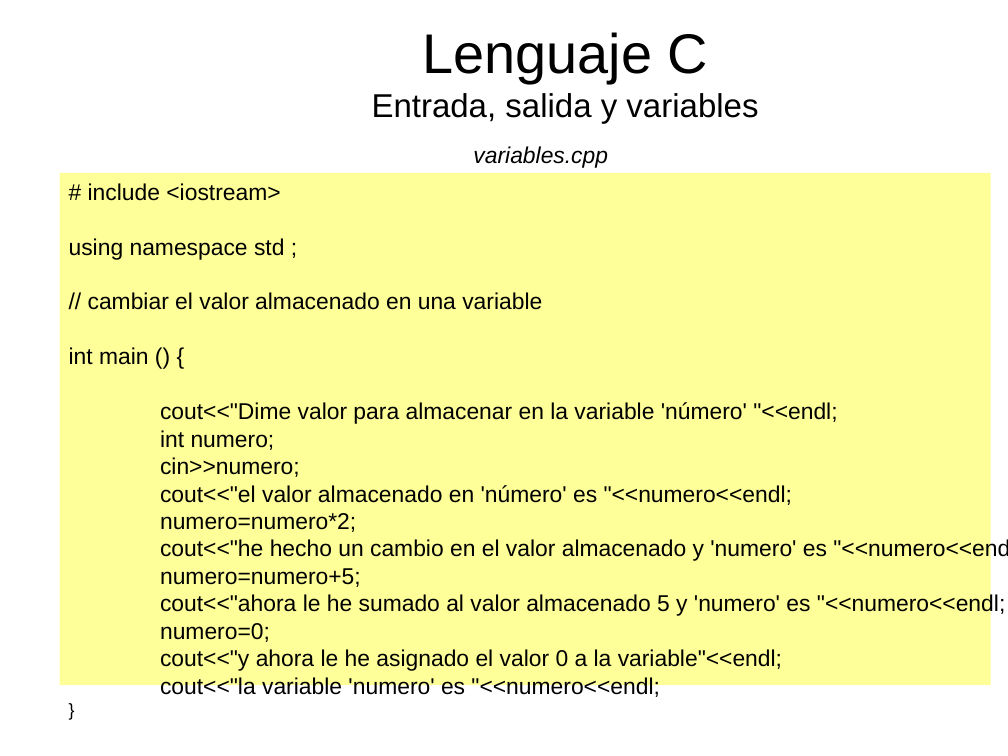
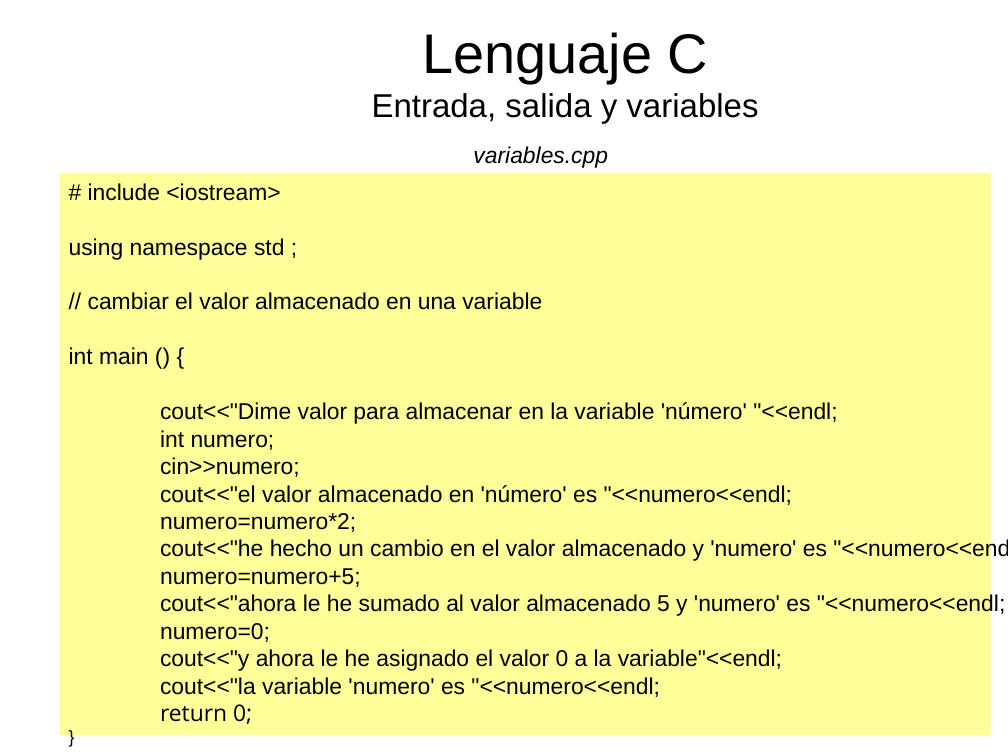
Before and after one commit to dolpo04/2bach, a slide deck: slide 25 of unidades/01_introduccion_a_la_programacion/presentacion/Tema1: Introduccion a la programacion.odp. Drawn at 1008x756 pixels with LibreOffice and Linux fonts; fonts in the diff are those of the drawing. Boxes give left, top, right and bottom in pixels: in the first picture for what was removed or moved away, otherwise in the second. Text is boxed around its words. In the diff, an @@ line names an element or a change of style, - is before the commit and + after.

```diff
--- a/unidades/01_introduccion_a_la_programacion/presentacion/Tema1: Introduccion a la programacion.odp
+++ b/unidades/01_introduccion_a_la_programacion/presentacion/Tema1: Introduccion a la programacion.odp
@@ rectangle "# include <iostream>": place and size @@
-rectangle "# include <iostream>" at bbox=[59, 173, 991, 685]
+rectangle "# include <iostream>" at bbox=[59, 173, 991, 735]
@@ text in rectangle at bbox=[160, 704, 252, 724]: paragraph added @@
+return 0;
```
Also in this commit, not shown: 12 other slides changed, 12 slides added, 1 other file.
